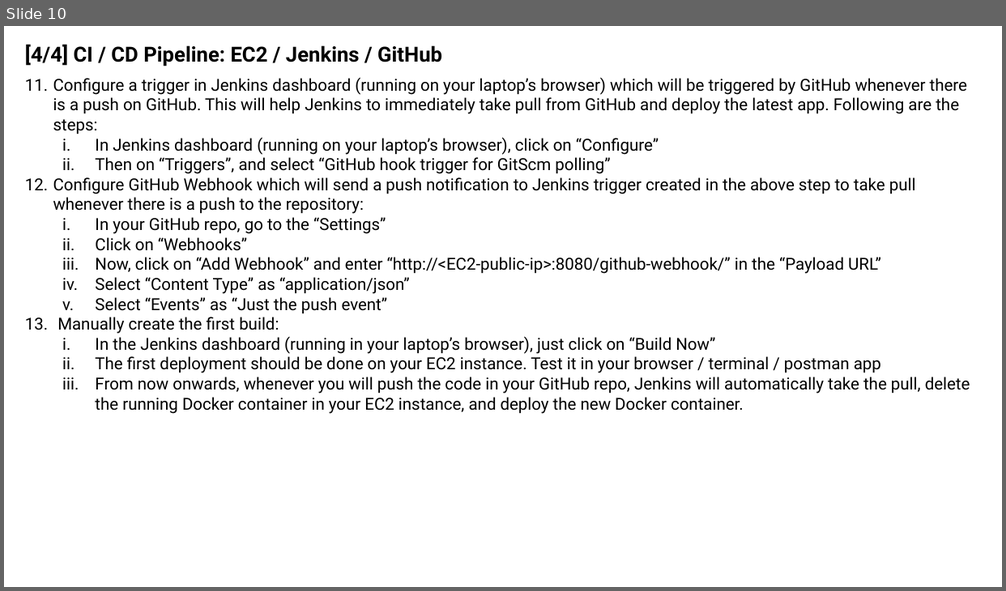
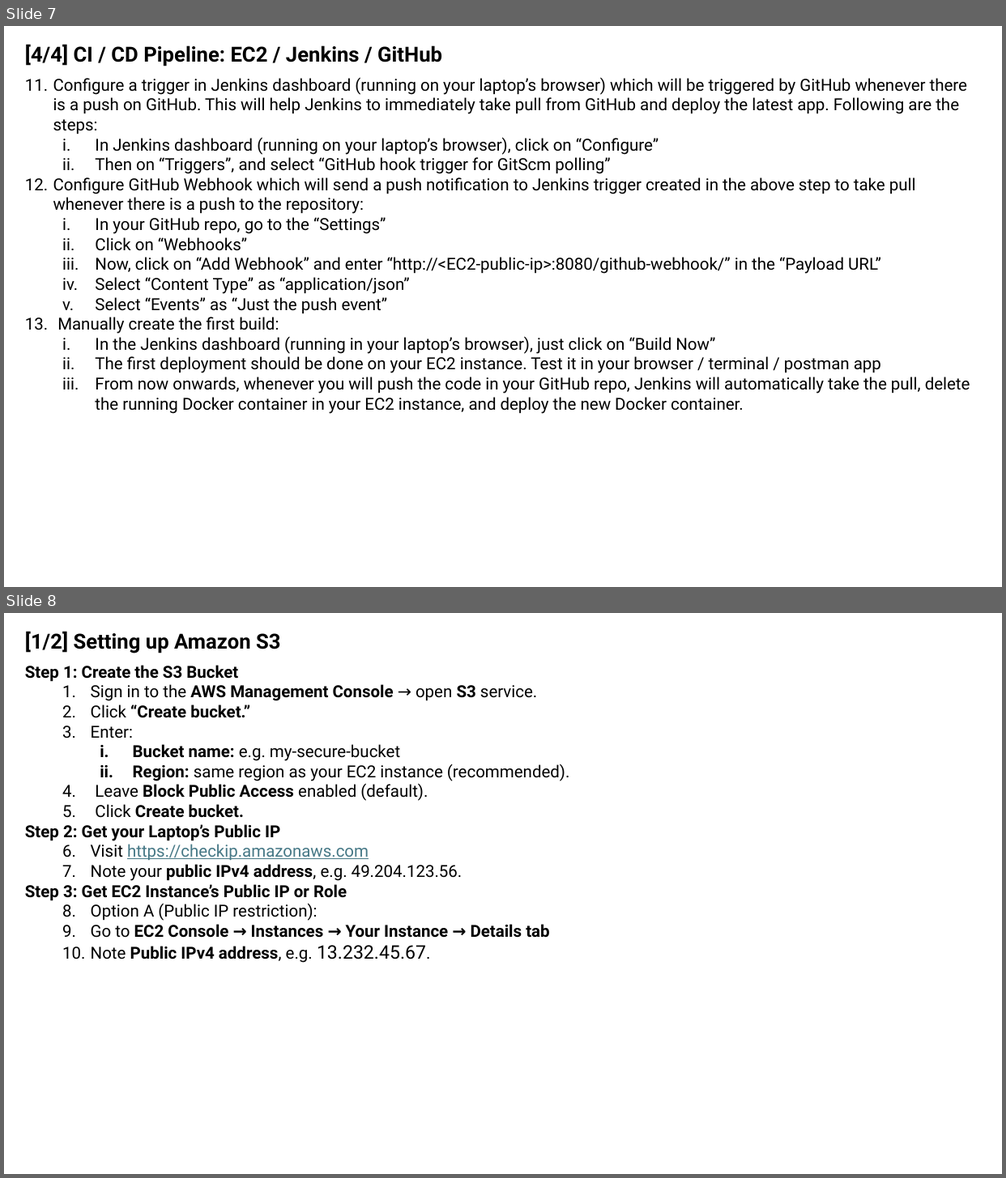
Before and after one commit to sansinghsanjay/sanjays_app, a slide deck: architecture.pptx. Shown one above the other, each under a label of ours: slide 10 before the commit, slides 7 and 8 after it. The pictures are 1006x591 and 1006x1178 pixels, drawn with LibreOffice and Linux fonts; fonts in the diff are those of the drawing; background and template pictures are left out. Boxes give left, top, right and bottom in pixels: in the first picture for what was removed or moved away, otherwise in the second. Text is boxed around its words. In the diff, an @@ line names an element or a change of style, - is before the commit and + after.

```diff
--- a/architecture.pptx
+++ b/architecture.pptx
@@ slide 8 added at (4, 613, 1002, 1174), background #FFFFFF @@
@@ text added at (25, 631, 281, 653), 20 pt, text #000000, bold @@
+[1/2] Setting up Amazon S3
@@ text added at (25, 665, 569, 963), 16 pt, text #000000, bold @@
+Step 1: Create the S3 Bucket
+  1. Sign in to the AWS Management Console → open S3 service.
+  2. Click “Create bucket.”
+  3. Enter:
+    i. Bucket name: e.g. my-secure-bucket
+    ii. Region: same region as your EC2 instance (recommended).
+  4. Leave Block Public Access enabled (default).
+  5. Click Create bucket.
+Step 2: Get your Laptop’s Public IP
+  1. Visit https://checkip.amazonaws.com
+  2. Note your public IPv4 address, e.g. 49.204.123.56.
+Step 3: Get EC2 Instance’s Public IP or Role
+  1. Option A (Public IP restriction):
+  2. Go to EC2 Console → Instances → Your Instance → Details tab
+  3. Note Public IPv4 address, e.g. 13.232.45.67.
@@ what was slide 10 is now slide 7 @@
```
Also in this commit, not shown: 7 other slides added, 13 slides removed, 3 other files.
